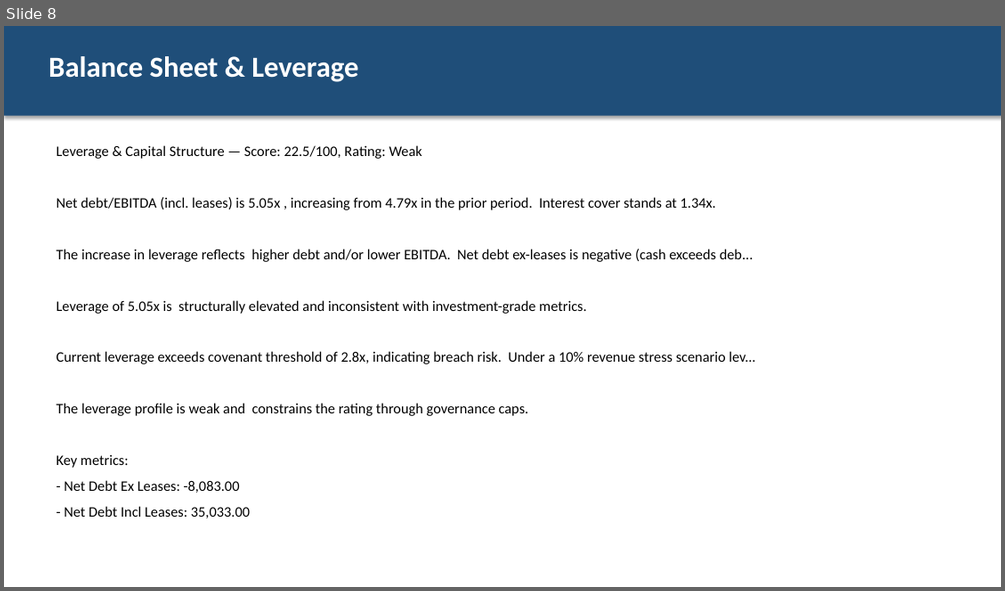
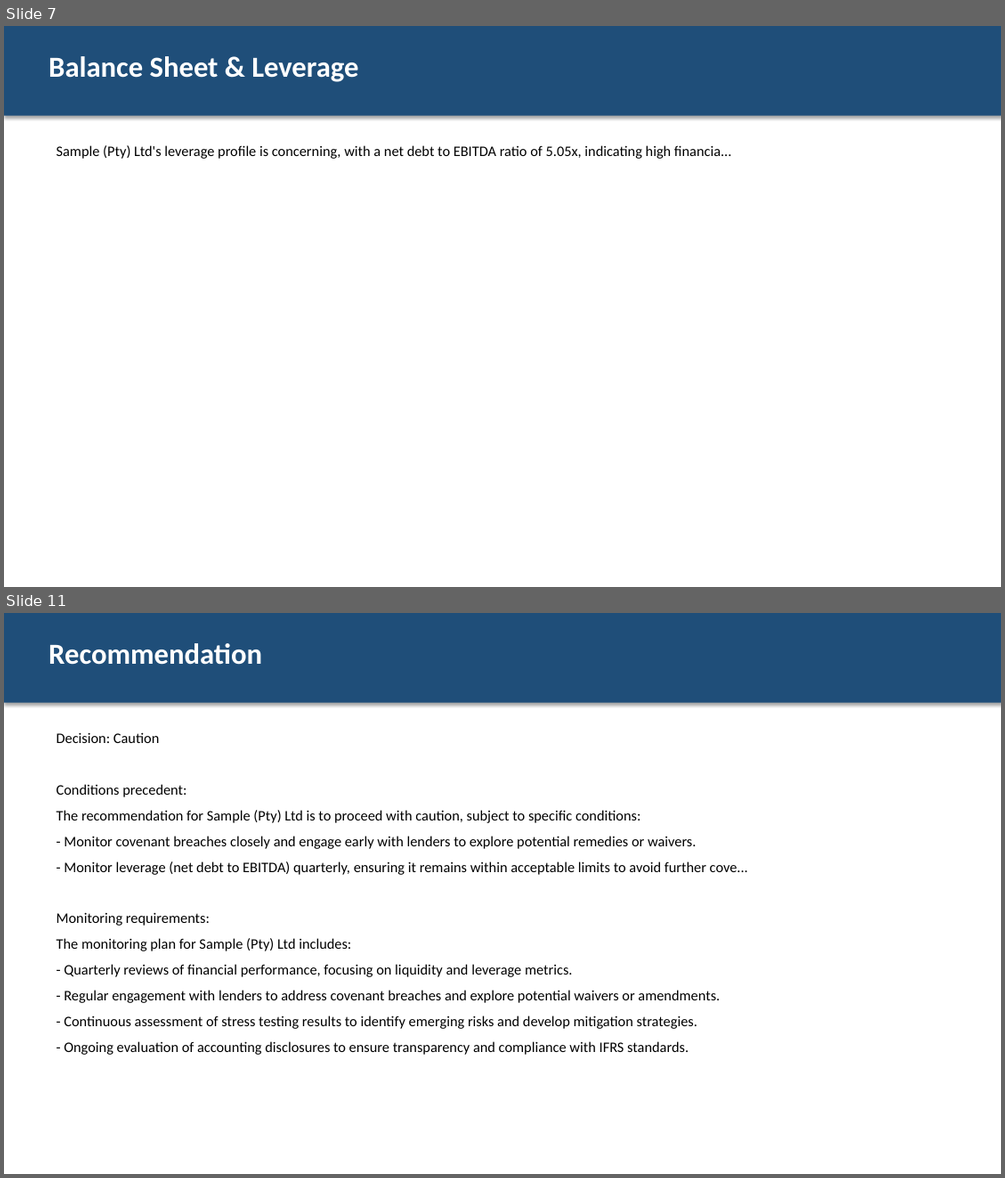
Before and after one commit to Menazza/credit_analysis_ai, a slide deck: test_results/pipeline_output/committee_deck.pptx. Shown one above the other, each under a label of ours: slide 8 before the commit, slides 7 and 11 after it; the slides between them are not shown. The pictures are 1005x591 and 1005x1178 pixels, drawn with LibreOffice and Linux fonts; fonts in the diff are those of the drawing. Boxes give left, top, right and bottom in pixels: in the first picture for what was removed or moved away, otherwise in the second. Text is boxed around its words. In the diff, an @@ line names an element or a change of style, - is before the commit and + after.

```diff
--- a/test_results/pipeline_output/committee_deck.pptx
+++ b/test_results/pipeline_output/committee_deck.pptx
@@ slide 11 added at <box>4,613,1001,1174</box>, background #FFFFFF @@
@@ rectangle added at <box>4,613,1001,703</box>, fill #1F4E79 @@
@@ text added at <box>48,643,262,665</box>, 28 pt, text #FFFFFF, bold @@
+Recommendation
@@ text added at <box>57,732,748,1054</box>, 14 pt, text #000000 @@
+Decision: Caution
+Conditions precedent:
+The recommendation for Sample (Pty) Ltd is to proceed with caution, subject to specific conditions:
+- Monitor covenant breaches closely and engage early with lenders to explore potential remedies or waivers.
+- Monitor leverage (net debt to EBITDA) quarterly, ensuring it remains within acceptable limits to avoid further cove...
+Monitoring requirements:
+The monitoring plan for Sample (Pty) Ltd includes:
+- Quarterly reviews of financial performance, focusing on liquidity and leverage metrics.
+- Regular engagement with lenders to address covenant breaches and explore potential waivers or amendments.
+- Continuous assessment of stress testing results to identify emerging risks and develop mitigation strategies.
+- Ongoing evaluation of accounting disclosures to ensure transparency and compliance with IFRS standards.
@@ what was slide 8 is now slide 7 @@
@@ slide 7 changed as well @@
@@ text at <box>57,145,731,159</box>: text changed @@
-Leverage & Capital Structure — Score: 22.5/100, Rating: Weak
-Net debt/EBITDA (incl. leases) is 5.05x , increasing from 4.79x in the prior period. Interest cover stands at 1.34x.
-The increase in leverage reflects higher debt and/or lower EBITDA. Net debt ex-leases is negative (cash exceeds deb...
-Leverage of 5.05x is structurally elevated and inconsistent with investment-grade metrics.
-Current leverage exceeds covenant threshold of 2.8x, indicating breach risk. Under a 10% revenue stress scenario lev...
-The leverage profile is weak and constrains the rating through governance caps.
-Key metrics:
-- Net Debt Ex Leases: -8,083.00
-- Net Debt Incl Leases: 35,033.00
+Sample (Pty) Ltd's leverage profile is concerning, with a net debt to EBITDA ratio of 5.05x, indicating high financia...
```
Also in this commit, not shown: 3 other slides changed, 6 other slides added, 9 slides removed, 23 other files.
